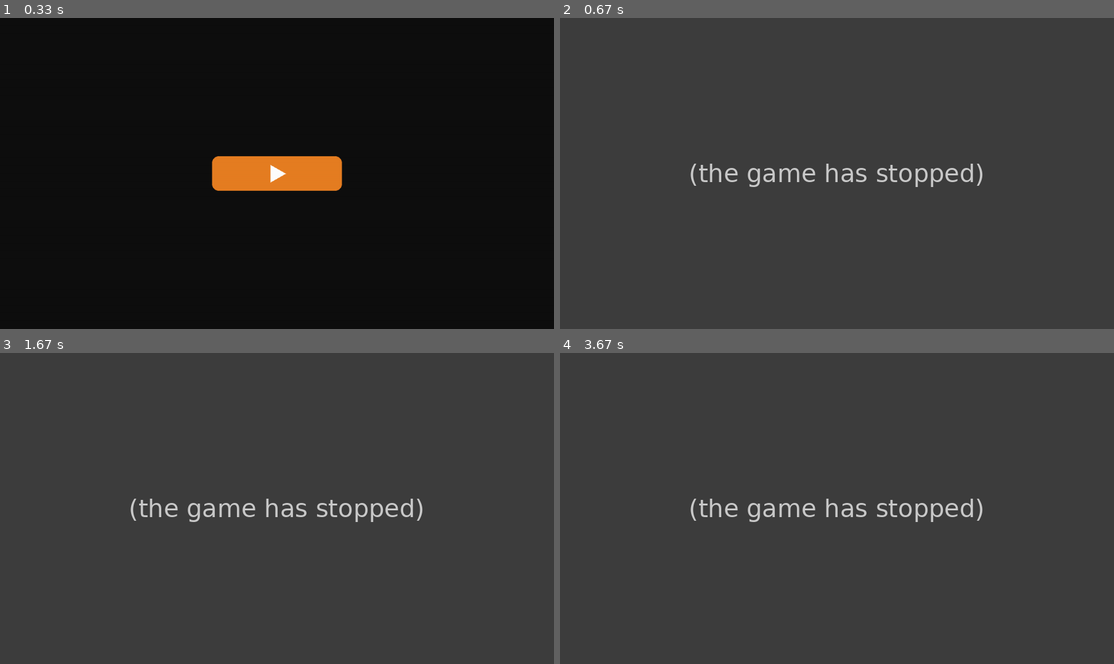
Above: before the commit, frames 1-4 (two rows, left to right).
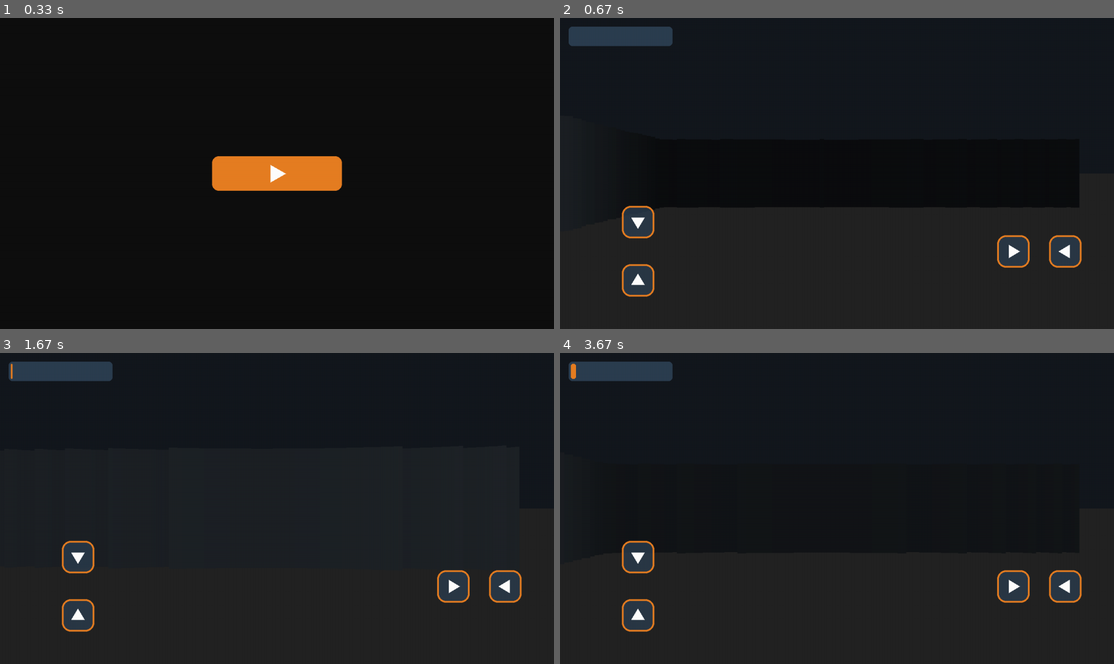
Above: after the commit, the same moments.

Repository: asd3-ui/maze3
Game: pygame game, started from main.py
The game is run twice, just before and just after one commit, with the same random seed, the same clock (stepped at 60 frames per second) and the same inputs.
Inputs (mouse positions are in pixels of both pictures, inside the frame that each line leads up to):
- Up to frame 1 (0.33 s): no input
- Up to frame 2 (0.67 s): click (837, 173) at 0.38 s
- Up to frame 3 (1.67 s): hold Right 0.67-1.13 s; hold Up 1.17-1.47 s; hold Right from 1.5 s (still down)
- Up to frame 4 (3.67 s): release Right at 1.97 s; hold Left 2-2.53 s; hold Down 2.57-2.87 s; hold Left 2.9-3.3 s; hold Up from 3.33 s (still down)

Frame 1 is identical in both runs. In frame 2, 97% of the frame differs, in the area x 0-100%, y 0-100%; in frame 3, 97%; in frame 4, 97%.
Error before the commit: NameError: name 'COLOR_ACCENT' is not defined (main.py line 97); the game stopped at 0.38 s (later frames are placeholders)

Commit message:
Avoid runtime icon file writes and define HUD accent color

Diff:
--- a/main.py
+++ b/main.py
@@ -21,6 +21,7 @@
 COLOR_BG = (15, 15, 15)
 COLOR_CEILING = (20, 24, 30)
 COLOR_FLOOR = (35, 35, 35)
+COLOR_ACCENT = (230, 126, 34)
 
 screen = pygame.display.set_mode((SCREEN_WIDTH, SCREEN_HEIGHT))
 pygame.display.set_caption("Dark Dungeon 3D Stable")
@@ -104,13 +105,7 @@
         pygame.draw.rect(screen, (255, 255, 255), (SCREEN_WIDTH//2 - 50, SCREEN_HEIGHT//2 - 50, 100, 100), border_radius=20)
 
 def main_menu():
-    # توفير أيقونة احتياطية صامتة
-    if not os.path.exists("icon.png"):
-        icon_surf = pygame.Surface((512, 512))
-        icon_surf.fill((30,30,30))
-        pygame.draw.rect(icon_surf, (230, 126, 34), (128, 128, 256, 256), border_radius=40)
-        pygame.image.save(icon_surf, "icon.png")
-
+    # لا تنشئ ملفات أثناء التشغيل على أندرويد؛ الأيقونة تخص إعدادات البناء فقط.
     while True:
         screen.fill(COLOR_BG)
 
